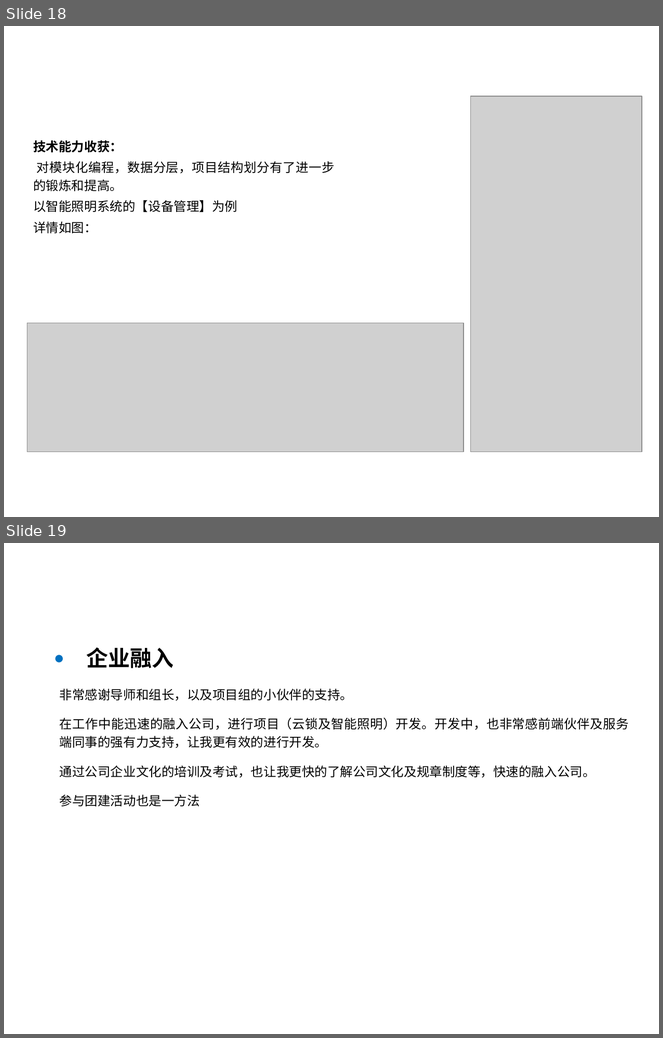
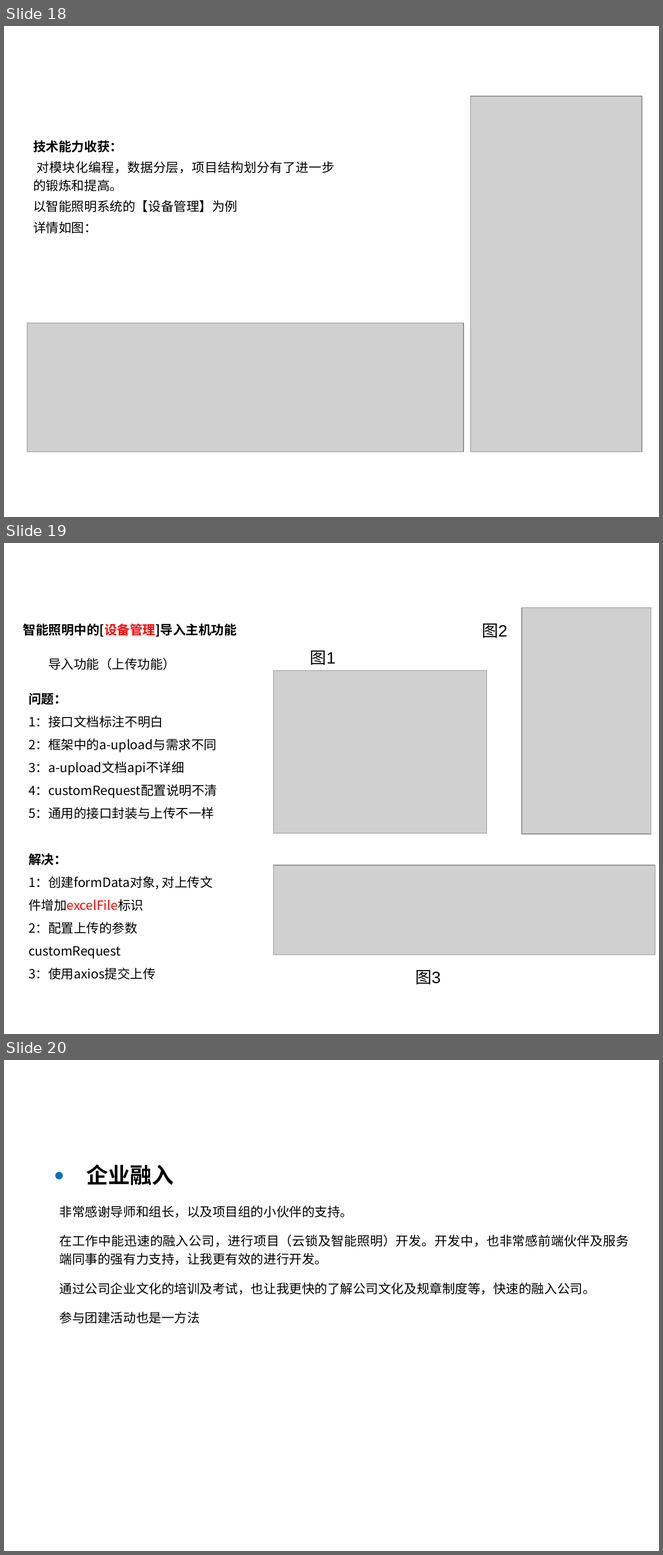
Before and after one commit to zhengyuliang/Blog-Back-Up, a slide deck: ppt/转正答辩汇报_郑宇亮.pptx. Shown one above the other, each under a label of ours: slides 18 and 19 before the commit, slides 18, 19 and 20 after it. The pictures are 663x1038 and 663x1555 pixels, drawn with LibreOffice and Linux fonts; fonts in the diff are those of the drawing; grey boxes stand for pictures; background and template pictures are left out. Boxes give left, top, right and bottom in pixels: in the first picture for what was removed or moved away, otherwise in the second. Text is boxed around its words. In the diff, an @@ line names an element or a change of style, - is before the commit and + after.

```diff
--- a/ppt/转正答辩汇报_郑宇亮.pptx
+++ b/ppt/转正答辩汇报_郑宇亮.pptx
@@ slide 19 added at [4, 543, 659, 1034], background picture (left out) @@
@@ picture added at [522, 608, 651, 835] @@
@@ text added at [23, 624, 237, 637], 14 pt, text #000000, bold @@
+智能照明中的[设备管理]导入主机功能
@@ text added at [482, 624, 507, 638], 18 pt, text #000000 @@
+图2
@@ text added at [310, 651, 336, 665], 18 pt, text #000000 @@
+图1
@@ text added at [48, 658, 176, 670], 14 pt, text #000000 @@
+导入功能（上传功能）
@@ picture added at [273, 671, 487, 833] @@
@@ text added at [28, 693, 217, 980], 14 pt, text #000000 @@
+问题：
+1：接口文档标注不明白
+2：框架中的a-upload与需求不同
+3：a-upload文档api不详细
+4：customRequest配置说明不清
+5：通用的接口封装与上传不一样
+解决：
+1：创建formData对象, 对上传文件增加excelFile标识
+2：配置上传的参数customRequest
+3：使用axios提交上传
@@ title added at [28, 807, 214, 819], 28 pt, text #FFFFFF, bold @@
+试用期总结：工作案列
@@ picture added at [273, 865, 655, 955] @@
@@ text added at [415, 970, 441, 985], 18 pt, text #000000 @@
+图3
@@ page number added at [471, 1014, 642, 1032], 12 pt, text #FFFFFF @@
+19
@@ what was slide 19 is now slide 20 @@
```
Also in this commit, not shown: 1 slide changed, 1 other file.
